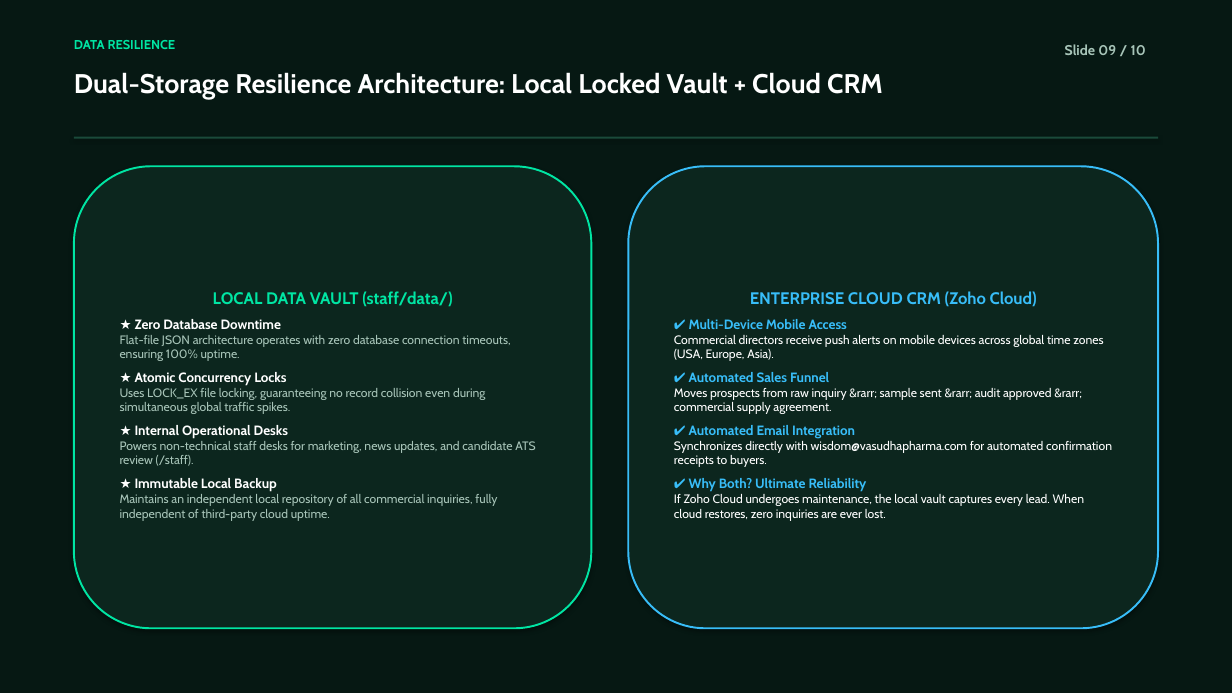
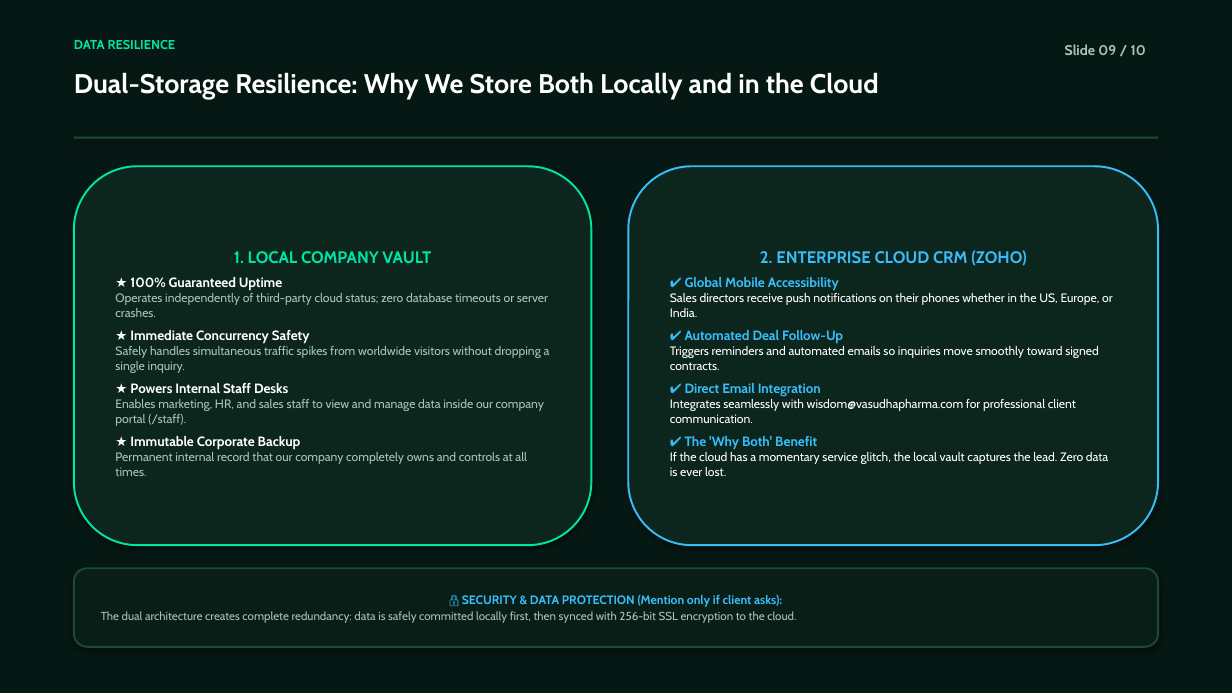
Before and after one commit to saikrishna-bethamcharla/vasudhapharma-green, a slide deck: slide 9 of Vasudha_Pharma_Client_Presentation.pptx. Drawn at 1232x693 pixels with LibreOffice and Linux fonts; fonts in the diff are those of the drawing. Boxes give left, top, right and bottom in pixels: in the first picture for what was removed or moved away, otherwise in the second. Text is boxed around its words. In the diff, an @@ line names an element or a change of style, - is before the commit and + after.

Commit message:
feat(presentation): add corporate theme, real UI screenshots, organograms, and AI intelligence

```diff
--- a/Vasudha_Pharma_Client_Presentation.pptx
+++ b/Vasudha_Pharma_Client_Presentation.pptx
@@ text at (x1=74, y1=72, x2=879, y2=99): text changed @@
-Dual-Storage Resilience Architecture: Local Locked Vault + Cloud CRM
+Dual-Storage Resilience: Why We Store Both Locally and in the Cloud
@@ rounded rectangle "1. LOCAL COMPANY VAULT" resized from (x1=74, y1=166, x2=592, y2=628) to (x1=74, y1=166, x2=592, y2=545) @@
@@ rounded rectangle "2. ENTERPRISE CLOUD CRM (ZOHO)" resized from (x1=628, y1=166, x2=1158, y2=628) to (x1=628, y1=166, x2=1158, y2=545) @@
@@ text in rounded rectangle at (x1=115, y1=251, x2=550, y2=476): text changed @@
-LOCAL DATA VAULT (staff/data/)
-★ Zero Database Downtime
-Flat-file JSON architecture operates with zero database connection timeouts, ensuring 100% uptime.
-★ Atomic Concurrency Locks
-Uses LOCK_EX file locking, guaranteeing no record collision even during simultaneous global traffic spikes.
-★ Internal Operational Desks
-Powers non-technical staff desks for marketing, news updates, and candidate ATS review (/staff).
-★ Immutable Local Backup
-Maintains an independent local repository of all commercial inquiries, fully independent of third-party cloud uptime.
+1. LOCAL COMPANY VAULT
+★ 100% Guaranteed Uptime
+Operates independently of third-party cloud status; zero database timeouts or server crashes.
+★ Immediate Concurrency Safety
+Safely handles simultaneous traffic spikes from worldwide visitors without dropping a single inquiry.
+★ Powers Internal Staff Desks
+Enables marketing, HR, and sales staff to view and manage data inside our company portal (/staff).
+★ Immutable Corporate Backup
+Permanent internal record that our company completely owns and controls at all times.
@@ text in rounded rectangle at (x1=670, y1=250, x2=1113, y2=476): text changed @@
-ENTERPRISE CLOUD CRM (Zoho Cloud)
-✔ Multi-Device Mobile Access
-Commercial directors receive push alerts on mobile devices across global time zones (USA, Europe, Asia).
-✔ Automated Sales Funnel
-Moves prospects from raw inquiry &rarr; sample sent &rarr; audit approved &rarr; commercial supply agreement.
-✔ Automated Email Integration
-Synchronizes directly with wisdom@vasudhapharma.com for automated confirmation receipts to buyers.
-✔ Why Both? Ultimate Reliability
-If Zoho Cloud undergoes maintenance, the local vault captures every lead. When cloud restores, zero inquiries are ever lost.
+2. ENTERPRISE CLOUD CRM (ZOHO)
+✔ Global Mobile Accessibility
+Sales directors receive push notifications on their phones whether in the US, Europe, or India.
+✔ Automated Deal Follow-Up
+Triggers reminders and automated emails so inquiries move smoothly toward signed contracts.
+✔ Direct Email Integration
+Integrates seamlessly with wisdom@vasudhapharma.com for professional client communication.
+✔ The 'Why Both' Benefit
+If the cloud has a momentary service glitch, the local vault captures the lead. Zero data is ever lost.
@@ rounded rectangle added at (x1=74, y1=568, x2=1158, y2=647), fill #0A1E18, outline #1A4A3A 1.5 pt, 9 pt, text #A7C4B8 @@
+🔒 SECURITY & DATA PROTECTION (Mention only if client asks):
+The dual architecture creates complete redundancy: data is safely committed locally first, then synced with 256-bit SSL encryption to the cloud.
```
Also in this commit, not shown: 4 other slides changed, 5 slides added, 5 slides removed, 9 other files.
